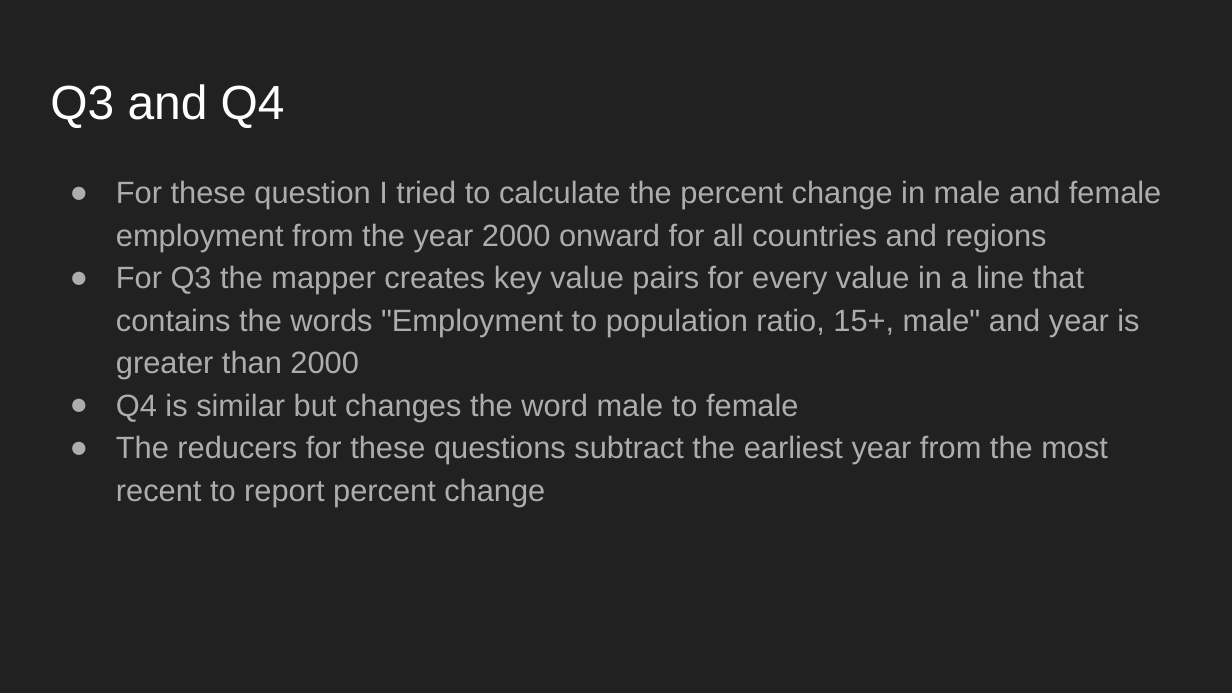
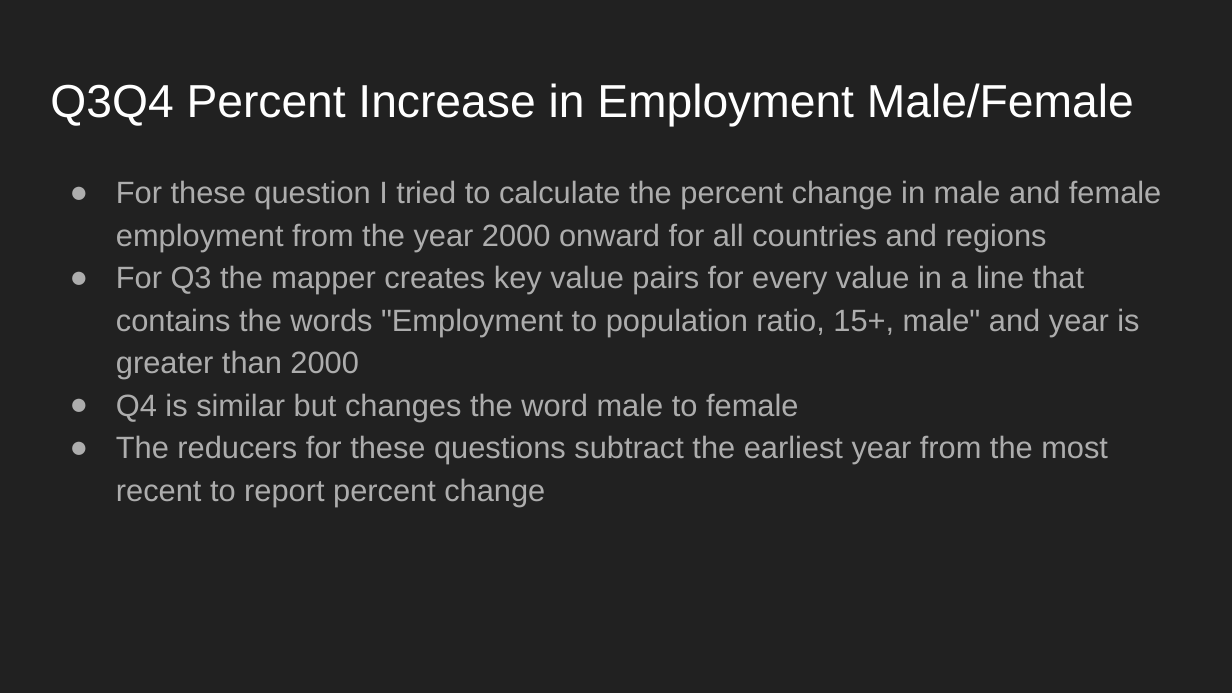
Before and after one commit to 1901-Big-Data/project-1-Joe-Spencer, a slide deck: slide 5 of Project 1_ Gender Stats.pptx. Drawn at 1232x693 pixels with LibreOffice and Linux fonts; fonts in the diff are those of the drawing. Boxes give left, top, right and bottom in pixels: in the first picture for what was removed or moved away, otherwise in the second. Text is boxed around its words. In the diff, an @@ line names an element or a change of style, - is before the commit and + after.

```diff
--- a/Project 1_ Gender Stats.pptx
+++ b/Project 1_ Gender Stats.pptx
@@ title at [50,83,1134,127]: text changed; size 28 to 27 pt @@
-Q3 and Q4
+Q3Q4 Percent Increase in Employment Male/Female
```
Also in this commit, not shown: 6 other slides changed, 2 other files.
